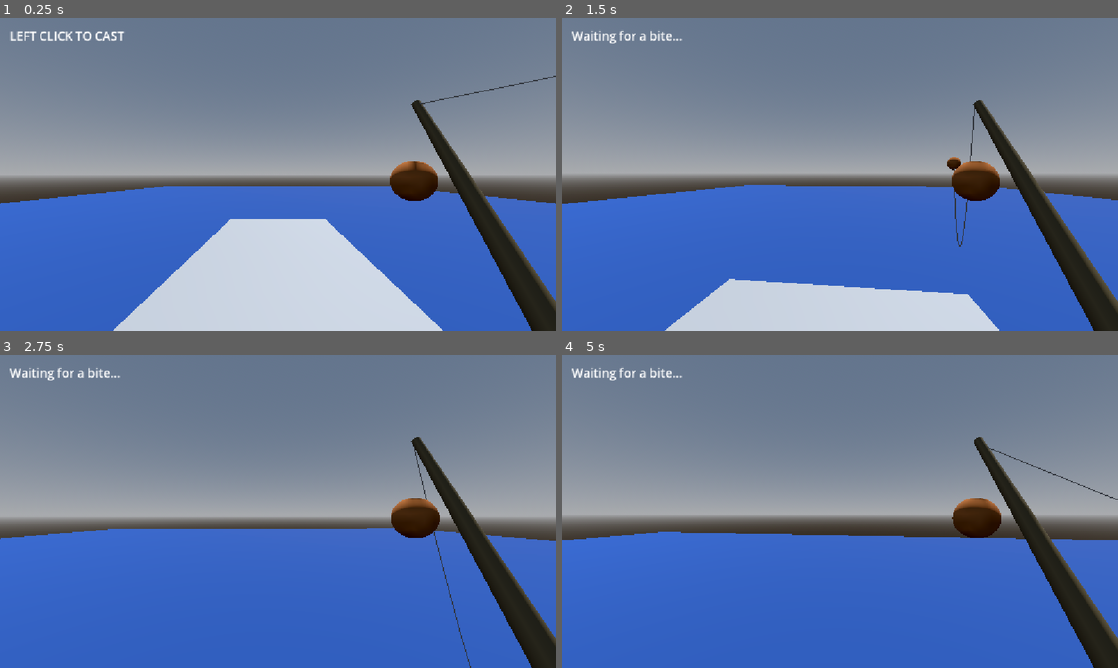
Above: before the commit, frames 1-4 (two rows, left to right).
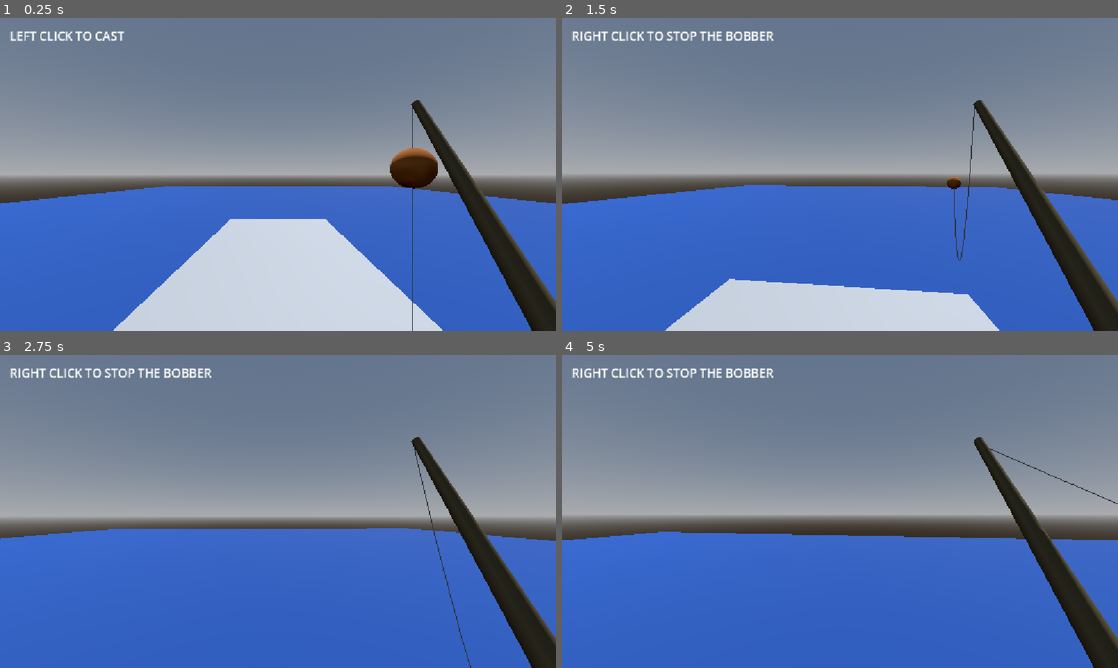
Above: after the commit, the same moments.

Repository: JunoDotNet/retro-fishing
Game: Godot game, scene res://Main.tscn
Same seed, same stepped clock (60 frames per second), same inputs: the game is played once before the commit and once after it. The project has no main scene, so this scene is started directly.
Inputs (mouse positions are in pixels of both pictures, inside the frame that each line leads up to):
- Up to frame 1 (0.25 s): no input
- Up to frame 2 (1.5 s): tap Enter (ui_accept) at 0.5, 0.77, 1.25 s; move the mouse to (867, 174) at 0.52 s; hold W (player_forward) from 0.53 s (still down); tap E (reel_in) at 0.6, 1.35 s; click (867, 174) at 0.67 s; move the mouse to (812, 174) at 1.27 s; click (812, 174) at 1.42 s
- Up to frame 3 (2.75 s): keep holding W (player_forward); tap Enter (ui_accept) at 1.52, 2 s; move the mouse to (289, 505) at 2.02 s; tap E (reel_in) at 2.1 s; click (289, 505) at 2.17 s
- Up to frame 4 (5 s): keep holding W (player_forward); tap Enter (ui_accept) at 2.75, 3.02, 3.5, 3.77, 4.25, 4.52 s; move the mouse to (834, 517) at 2.77 s; tap E (reel_in) at 2.85, 3.6, 4.35 s; click (834, 517) at 2.92 s; move the mouse to (878, 514) at 3.52 s; click (878, 514) at 3.67 s; move the mouse to (795, 508) at 4.27 s; click (795, 508) at 4.42 s

The runs differ from the first frame. In frame 1, 1.0% of the frame differs, in the area x 70-100%, y 18-100%; in frame 2, 1.8%, in the area x 1-79%, y 4-78%; in frame 3, 1.6%; in frame 4, 1.8%.

Commit message:
Clean up physics fishing system

Diff:
--- a/Main.tscn
+++ b/Main.tscn
@@ -89,6 +89,8 @@
 [node name="RodTip" type="Marker3D" parent="Player/Head/Camera3D/FishingRod" unique_id=267287123]
 transform = Transform3D(0.99662936, 0.03982131, -0.07172261, -0.03973136, 0.99920666, 0.0026817918, 0.07177251, 0.00017690659, 0.997421, 0.0060815215, 0.4075117, -0.018538952)
 
+[node name="FishingSystem" parent="." unique_id=1047327645 instance=ExtResource("2_uu6xs")]
+
 [node name="Dock" type="StaticBody3D" parent="." unique_id=976060238]
 transform = Transform3D(1, 0, 0, 0, 1, 0, 0, 0, 1, 0, -0.22558188, -24.858587)
 
@@ -97,8 +99,6 @@
 
 [node name="CollisionShape3D" type="CollisionShape3D" parent="Dock" unique_id=1684460304]
 shape = SubResource("BoxShape3D_j33dl")
-
-[node name="FishingSystem" parent="." unique_id=1047327645 instance=ExtResource("2_uu6xs")]
 
 [node name="Ground" type="StaticBody3D" parent="." unique_id=1482405544]
 transform = Transform3D(1, 0, 0, 0, 1, 0, 0, 0, 1, 0, -0.5, 0)
--- a/bobber.gd
+++ /dev/null
@@ -1,103 +0,0 @@
-extends MeshInstance3D
-
-@export var cast_distance: float = 8.0 # how far in front of the player the bobber will land
-@export var water_height: float = 0.0 # how high the bobber will appear above the water
-@export var bob_height: float = 0.05 # how far the bobber moves up and down
-@export var bob_speed: float = 2.0 # how quickly the bobber bobs
-@onready var water_detector: RayCast3D = $WaterDetector
-
-@export var min_bite_time: float = 3.0 # minimum amount of time before fish bites
-@export var max_bite_time: float = 8.0 # max amount of time before fish bites
-var bite_timer: float = 0.0 # counts down until a fish bites
-var has_bite: bool = false # tracks if fish is biting
-
-@onready var rod_tip: Marker3D = get_tree().root.get_node("Main/Player/Head/Camera3D/FishingRod/RodTip")
-@onready var physics_bobber: RigidBody3D = get_node("../PhysicsBobber")
-
-var is_cast: bool = false # has the bobber been cast
-var camera: Camera3D # ref to player camera
-var bob_time: float = 0.0 # tracks time for the bobbing animation
-
-@onready var fishing_status: Label = get_tree().root.get_node("Main/HUD/FishingStatus")
-@export var message_duration: float = 3.0 # how long catch message displays
-var message_timer: float = 0.0 # counts down until the message resets.
-
-@export var ripple_scene: PackedScene
-
-# Called when the node enters the scene tree for the first time.
-func _ready() -> void:
-	camera = get_tree().current_scene.get_node("Player/Head/Camera3D")
-	return_to_rod()
-
-func _unhandled_input(event: InputEvent) -> void:
-	pass
-
-func cast_bobber() -> void:
-	if physics_bobber.is_cast:
-		return
-	var forward := -camera.global_basis.z
-	physics_bobber.global_position = rod_tip.global_position
-	physics_bobber.launch(forward)
-	return
-	var target_position := camera.global_position + forward * cast_distance # calulates where the bobber should land
-
-	water_detector.global_position = Vector3(
-		target_position.x,
-		target_position.y + 20.0,
-		target_position.z
-	)
-	water_detector.force_raycast_update()
-
-	if not water_detector.is_colliding():
-		fishing_status.text = "This isnt water pal"
-		return
-
-	var water_position: Vector3 = water_detector.get_collision_point()
-	water_height = water_position.y
-
-	global_position = Vector3(
-		target_position.x,
-		water_height,
-		target_position.z
-	)
-	is_cast = true
-	spawn_ripple()
-
-	message_timer = 0.0 # Cancel any previous message countdown.
-	fishing_status.text = "Waiting for a bite..."
-	bite_timer = randf_range(min_bite_time,max_bite_time) # start a random wait before a fish bites
-
-	has_bite = false # reset the bite state for this cast
-
-func _process(delta: float) -> void:
-	if not is_cast:
-		global_position = rod_tip.global_position + Vector3(0, -0.3, 0)
-
-	if is_cast: # only animate bobber after it has been cast
-		pass
-	if message_timer > 0.0:
-		message_timer -=delta
-
-		if message_timer <= 0.0:
-			fishing_status.text = "LEFT CLICK TO CAST"
-
-func spawn_ripple() -> void:
-	if ripple_scene == null:
-		return
-	var ripple = ripple_scene.instantiate()
-
-	get_tree().current_scene.add_child(ripple)
-
-	ripple.global_position = global_position + Vector3(0, 0.02, 0)
-
-func get_water_surface_position() -> Vector3:
-	if water_detector.is_colliding():
-		return water_detector.get_collision_point()
-	return global_position
-
-func return_to_rod() -> void:
-	if rod_tip == null:
-		print("ERROR: rod_tip was not found")
-		return
-
-	global_position = rod_tip.global_position
--- a/fishing_line.gd
+++ b/fishing_line.gd
@@ -23,7 +23,7 @@
 	line_mesh.clear_surfaces() # Clear the previous frame's geometry.
 
 	var start: Vector3 = rod.get_node("RodTip").global_position # Get the global position of the RodTip marker, this is where the fishing line will start
-	var finish: Vector3 = bobber.get_node("BobberTip").global_position # Get the global pos of the bobber marker, this is where the fishing line will end
+	var finish: Vector3 = bobber.global_position # Get the global pos of the bobber marker, this is where the fishing line will end
 
 	line_mesh.surface_begin(Mesh.PRIMITIVE_LINES) # Start creating line geometry
 
--- a/fishing_system.tscn
+++ b/fishing_system.tscn
@@ -1,38 +1,15 @@
 [gd_scene format=3 uid="uid://d0a4bou53pk5a"]
 
-[ext_resource type="Script" uid="uid://cxmp8h4ax1cpx" path="res://bobber.gd" id="1_bn0ug"]
 [ext_resource type="PackedScene" uid="uid://bemyjmhwjsvro" path="res://ripple.tscn" id="2_js6um"]
 [ext_resource type="Script" uid="uid://rhdsvhxssk7y" path="res://fishing_line.gd" id="3_41kqn"]
 [ext_resource type="Script" uid="uid://7mq1xx3kgqg" path="res://ripple_spawner.gd" id="4_mjktp"]
 [ext_resource type="PackedScene" uid="uid://dbgfuin3ilxui" path="res://physics_bobber.tscn" id="5_js6um"]
 
-[sub_resource type="StandardMaterial3D" id="StandardMaterial3D_j33dl"]
-albedo_color = Color(0.59603685, 0.32499295, 0.08510705, 1)
-
-[sub_resource type="SphereMesh" id="SphereMesh_h8ar1"]
-material = SubResource("StandardMaterial3D_j33dl")
-radius = 0.08
-height = 0.16
-
 [node name="FishingSystem" type="Node3D" unique_id=1047327645]
-
-[node name="Bobber" type="MeshInstance3D" parent="." unique_id=1474563460]
-mesh = SubResource("SphereMesh_h8ar1")
-script = ExtResource("1_bn0ug")
-water_height = -0.5
-ripple_scene = ExtResource("2_js6um")
-
-[node name="BobberTip" type="Marker3D" parent="Bobber" unique_id=1625694856]
-transform = Transform3D(1, 0, 0, 0, 1, 0, 0, 0, 1, 0, 0.060795784, 0)
-
-[node name="WaterDetector" type="RayCast3D" parent="Bobber" unique_id=273543134]
-target_position = Vector3(0, -20, 0)
-collision_mask = 2
 
 [node name="FishingLine" type="MeshInstance3D" parent="." unique_id=1461083054]
 script = ExtResource("3_41kqn")
 rod_path = NodePath("../Player/Head/Camera3D/FishingRod")
-bobber_path = NodePath("../Bobber")
 
 [node name="RippleSpawner" type="Node3D" parent="." unique_id=946438037]
 script = ExtResource("4_mjktp")
@@ -45,3 +22,6 @@
 [node name="WaterDetector1" type="RayCast3D" parent="." unique_id=1347113192]
 target_position = Vector3(0, -20, 0)
 collision_mask = 2
+
+[node name="BobberTip" type="Marker3D" parent="." unique_id=1625694856]
+transform = Transform3D(1, 0, 0, 0, 1, 0, 0, 0, 1, 0, 0.060795784, 0)
--- a/physics_bobber.gd
+++ b/physics_bobber.gd
@@ -9,7 +9,6 @@
 @onready var fishing_status: Label = get_node("/root/Main/HUD/FishingStatus")
 
 @onready var water_detector: RayCast3D = $"../WaterDetector1"
-@onready var ripple_spawner: Node3D = $"../RippleSpawner"
 
 
 @export var bob_height: float = 0.05
@@ -34,6 +33,7 @@
 
 func _ready() -> void:
 	freeze = true
+	global_position = rod_tip.global_position + Vector3(0, -0.25, 0)
 
 func _unhandled_input(event: InputEvent) -> void:
 	if event is InputEventMouseButton and event.pressed:
@@ -71,37 +71,37 @@
 
 
 	# If water is found, launch the physics bobber.
-	global_position = rod_tip.global_position
+	global_position = rod_tip.global_position + Vector3(0, -0.25, 0)
 	freeze = false
 	sleeping = false
 	is_cast = true
-	has_bite = false
 	bite_timer = randf_range(min_bite_time, max_bite_time)
 
 
 	linear_velocity = forward.normalized() * launch_speed
 	linear_velocity.y += launch_upward_force
 
-	fishing_status.text = "Waiting for a bite..."
+	fishing_status.text = "RIGHT CLICK TO STOP THE BOBBER"
 
 func break_on_water() -> void:
 	linear_velocity = Vector3.ZERO
 	angular_velocity = Vector3.ZERO
 	freeze = true
 	is_settled = true
-
+	fishing_status.text = "Waiting for a bite..."
 
 func reset_bobber() -> void:
 	freeze = false
 	linear_velocity = Vector3.ZERO
 	angular_velocity = Vector3.ZERO
 
-	global_transform.origin = rod_tip.global_position
+	global_position = rod_tip.global_position + Vector3(0, -0.25, 0)
 	is_cast = false
 	is_settled = false
 	has_bite = false
 	bite_timer = 0.0
 	message_timer = 0.0
+	bob_time = 0.0
 
 	freeze = true
 	sleeping = true
@@ -110,9 +110,12 @@
 
 
 func _physics_process(delta: float) -> void:
+	if not is_cast:
+		global_position = rod_tip.global_position + Vector3(0, -0.25, 0)
+
 	if message_timer > 0.0:
 		message_timer -= delta
-		if message_timer <= 0.0:
+		if message_timer <= 0.0 and not is_cast:
 			fishing_status.text = "LEFT CLICK TO CAST"
 
 	if not is_cast:
Not shown, removed: bobber.gd.uid
